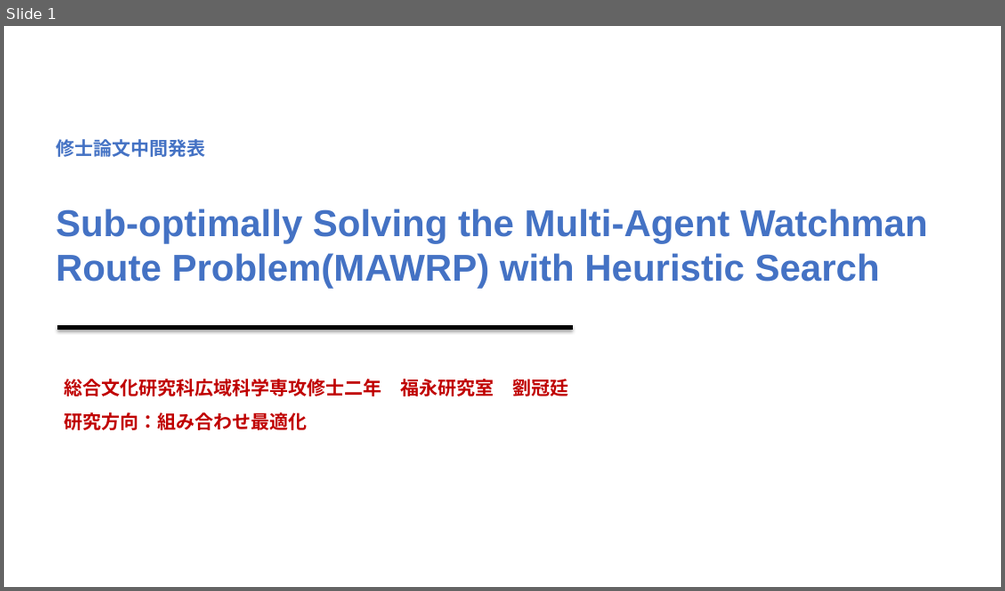
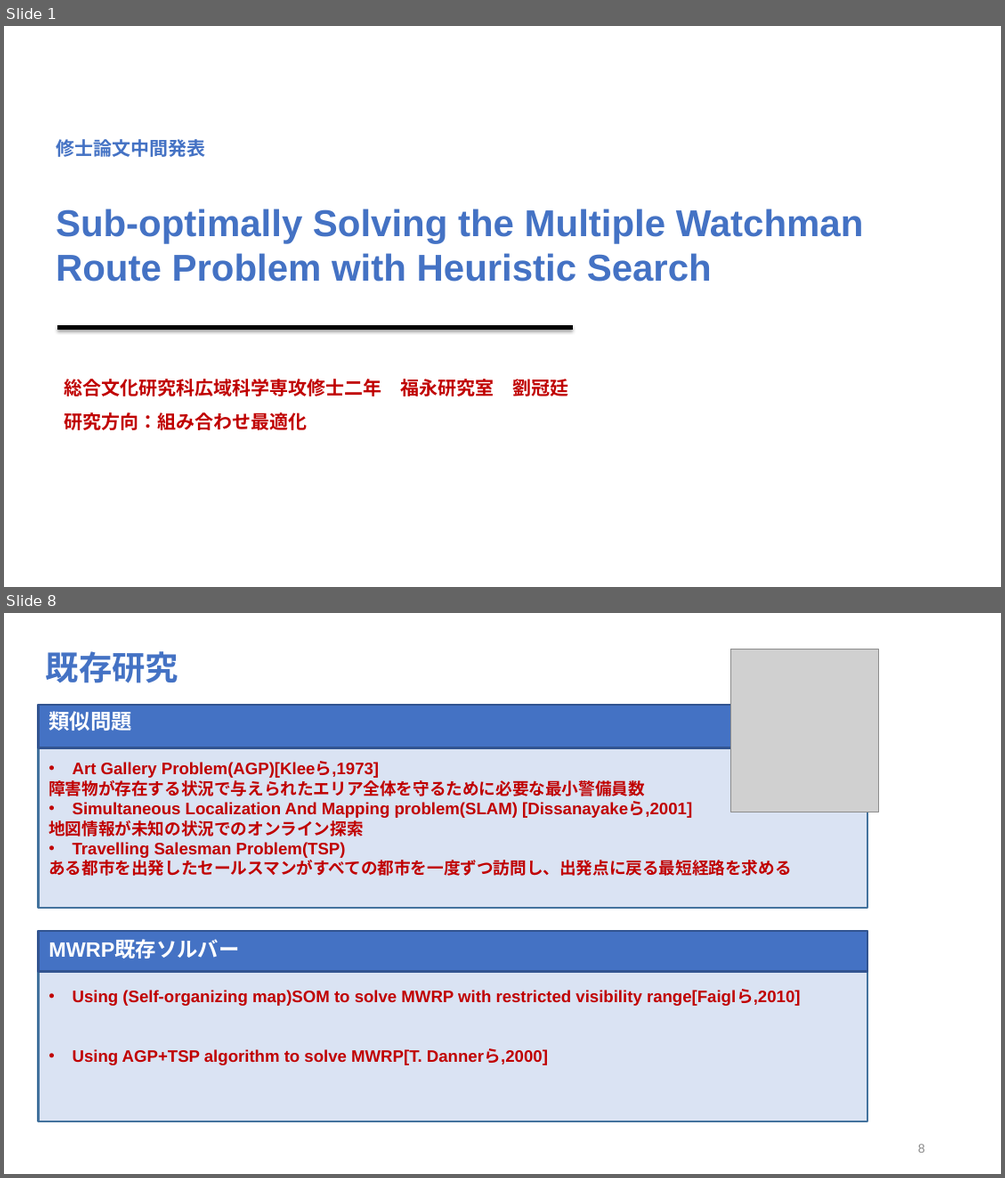
Before and after one commit to lgt494371725/Research, a slide deck: 31216835_LIUGuanting.pptx. Shown one above the other, each under a label of ours: slide 1 before the commit, slides 1 and 8 after it; the slides between them are not shown. The pictures are 1005x591 and 1005x1178 pixels, drawn with LibreOffice and Linux fonts; fonts in the diff are those of the drawing; grey boxes stand for pictures. Boxes give left, top, right and bottom in pixels: in the first picture for what was removed or moved away, otherwise in the second. Text is boxed around its words. In the diff, an @@ line names an element or a change of style, - is before the commit and + after.

Commit message:
multi-agent visualization complete

```diff
--- a/31216835_LIUGuanting.pptx
+++ b/31216835_LIUGuanting.pptx
@@ slide 8 added at bbox=[4, 613, 1001, 1174], background #FFFFFF @@
@@ text added at bbox=[46, 651, 178, 683], 32 pt, text #4472C4, bold @@
+既存研究
@@ picture added at bbox=[731, 649, 879, 811] @@
@@ rectangle added at bbox=[39, 705, 867, 908], fill #DAE3F3, outline #43739E 2 pt @@
@@ rectangle added at bbox=[39, 705, 867, 747], fill #4472C4, outline #325491 2 pt @@
@@ text added at bbox=[48, 711, 791, 876], 16 pt, text #C00000, bold @@
+    類似問題
+    • Art Gallery Problem(AGP)[Kleeら,1973]
+    障害物が存在する状況で与えられたエリア全体を守るために必要な最小警備員数
+    • Simultaneous Localization And Mapping problem(SLAM) [Dissanayakeら,2001]
+    地図情報が未知の状況でのオンライン探索
+    • Travelling Salesman Problem(TSP)
+    ある都市を出発したセールスマンがすべての都市を一度ずつ訪問し、出発点に戻る最短経路を求める
@@ rectangle added at bbox=[39, 931, 867, 1121], fill #DAE3F3, outline #43739E 2 pt @@
@@ rectangle added at bbox=[39, 931, 867, 971], fill #4472C4, outline #325491 2 pt @@
@@ text added at bbox=[48, 940, 801, 1065], 16 pt, text #C00000, bold @@
+    MWRP既存ソルバー
+    • Using (Self-organizing map)SOM to solve MWRP with restricted visibility range[Faiglら,2010]
+    • Using AGP+TSP algorithm to solve MWRP[T. Dannerら,2000]
@@ page number added at bbox=[918, 1143, 925, 1152], 12 pt, text #888888 @@
+8
@@ slide 1 changed as well @@
@@ text at bbox=[56, 208, 864, 281]: text changed @@
-Sub-optimally Solving the Multi-Agent Watchman Route Problem(MAWRP) with Heuristic Search
+Sub-optimally Solving the Multiple Watchman Route Problem with Heuristic Search
```
Also in this commit, not shown: 1 other slide changed, 11 other slides added, 1 slide removed, 6 other files.
